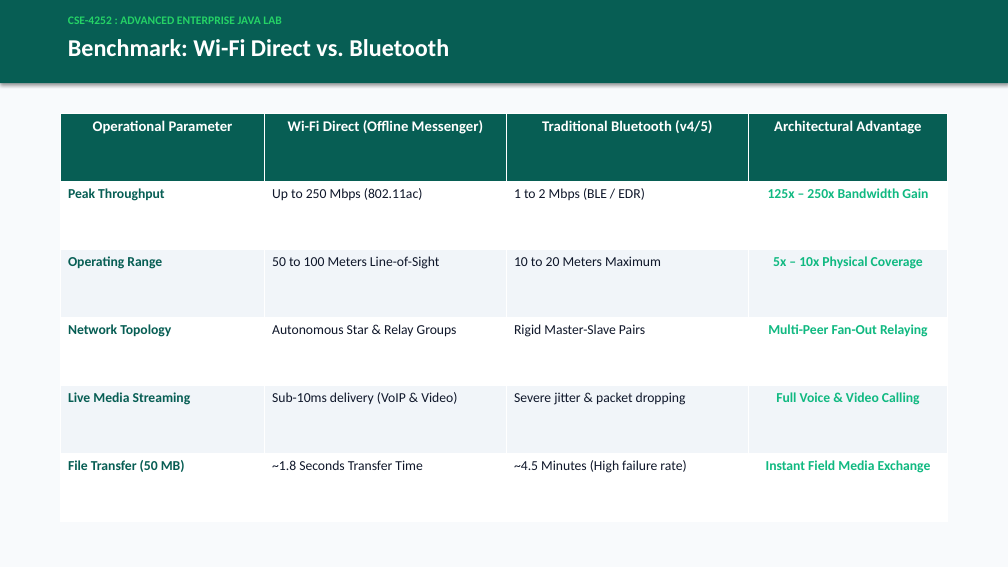
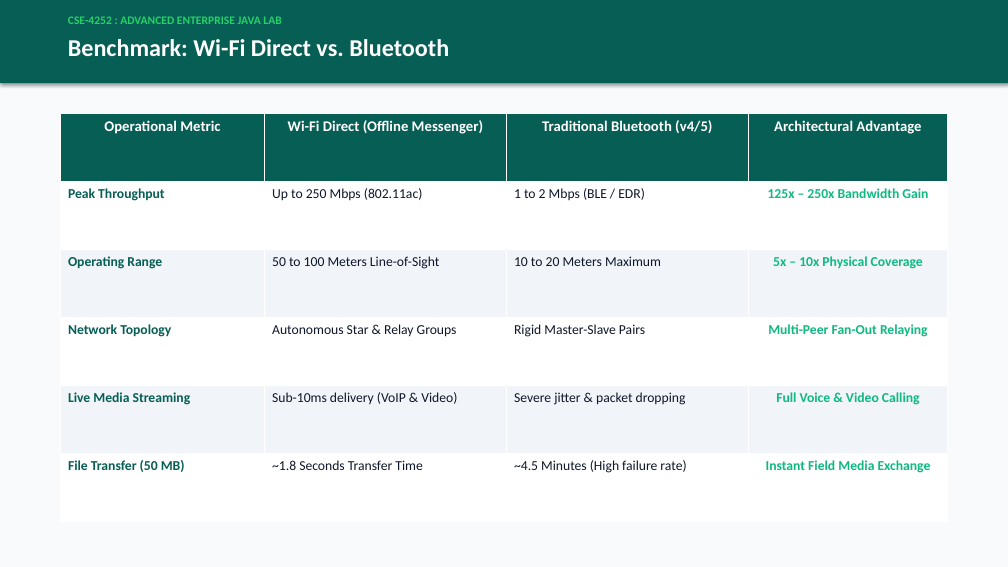
Before and after one commit to yeasaleh2002/offline_messenger, a slide deck: slide 5 of Offline_Messenger_Presentation.pptx. Drawn at 1008x567 pixels with LibreOffice and Linux fonts; fonts in the diff are those of the drawing. Boxes give left, top, right and bottom in pixels: in the first picture for what was removed or moved away, otherwise in the second. Text is boxed around its words. In the diff, an @@ line names an element or a change of style, - is before the commit and + after.

```diff
--- a/Offline_Messenger_Presentation.pptx
+++ b/Offline_Messenger_Presentation.pptx
@@ table at box(60, 113, 948, 522) @@
-row 1, column 1: Operational Parameter
+row 1, column 1: Operational Metric
```
Also in this commit, not shown: 6 other slides changed, 16 other files.
